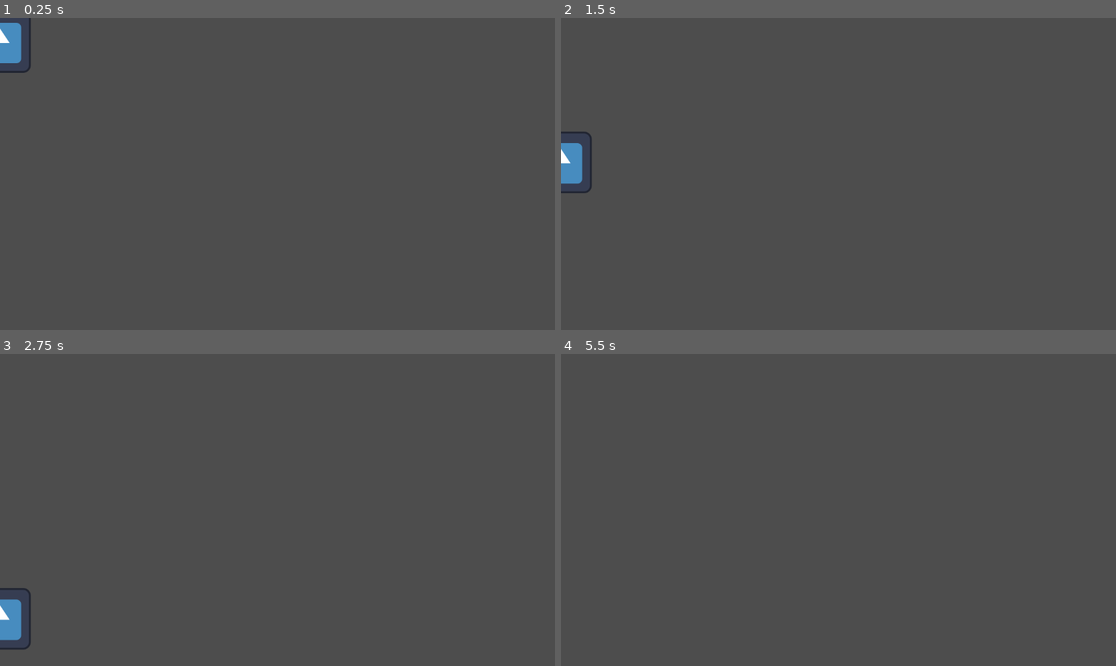
Above: before the commit, frames 1-4 (two rows, left to right).
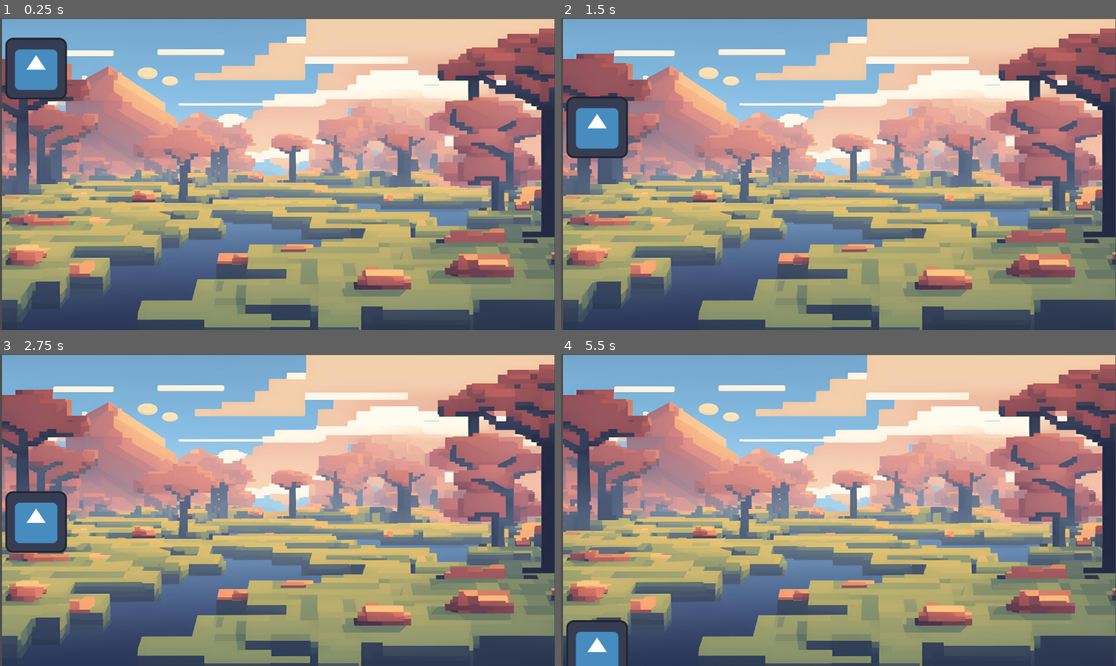
Above: after the commit, the same moments.

Repository: Kendzeyyyy/Godot-project
Game: Godot game, scene res://main.tscn
Two runs of this game, one before a commit and one after it. Both use one fixed random seed, a clock stepped at 60 frames per second and the inputs below. The project has no main scene, so this scene is started directly. The engine's default icon, where the game draws it, is replaced by a stand-in: a white triangle on a blue panel in a dark square.
Inputs:
- Up to frame 1 (0.25 s): no input
- Up to frame 2 (1.5 s): hold Right (ui_right) 0.53-1.28 s; hold Left (ui_left) from 1.28 s (still down)
- Up to frame 3 (2.75 s): release Left (ui_left) at 2.03 s; hold Right (ui_right) from 2.03 s (still down)
- Up to frame 4 (5.5 s): release Right (ui_right) at 3.53 s; hold Left (ui_left) from 3.53 s (still down)

The runs differ from the first frame. In frame 1, 95% of the frame differs, in the area x 0-100%, y 0-100%; in frame 2, 95%; in frame 3, 95%; in frame 4, 96%.

Commit message:
Modified main scene

Diff:
--- a/amazing-ai-godot-project/main.tscn
+++ b/amazing-ai-godot-project/main.tscn
@@ -1,14 +1,24 @@
-[gd_scene load_steps=3 format=3 uid="uid://ccwikhpxf6k0y"]
+[gd_scene load_steps=4 format=3 uid="uid://ccwikhpxf6k0y"]
 
+[ext_resource type="Texture2D" uid="uid://00cpw442qx20" path="res://godot_background.png" id="1_20i36"]
 [ext_resource type="Texture2D" uid="uid://cbtf6m76dj5d" path="res://icon.svg" id="1_fwicu"]
 [ext_resource type="Script" path="res://Obstacle.gd" id="2_p1hja"]
 
 [node name="Main" type="Node2D"]
 
-[node name="Obstacle" type="Sprite2D" parent="."]
+[node name="Background" type="Sprite2D" parent="."]
+position = Vector2(577.375, 326)
+scale = Vector2(0.864544, 0.487208)
+texture = ExtResource("1_20i36")
+
+[node name="Obstacle" type="Sprite2D" parent="Background"]
+position = Vector2(-581.087, -502.865)
+scale = Vector2(1.15668, 2.05251)
 texture = ExtResource("1_fwicu")
 script = ExtResource("2_p1hja")
 
-[node name="CollisionShape2D" type="CollisionShape2D" parent="."]
+[node name="CollisionShape2D" type="CollisionShape2D" parent="Background"]
+position = Vector2(-1002.12, -209.356)
+scale = Vector2(1.15668, 2.05251)
 
-[node name="RigidBody2D" type="RigidBody2D" parent="CollisionShape2D"]
+[node name="RigidBody2D" type="RigidBody2D" parent="Background/CollisionShape2D"]
Binary file added: amazing-ai-godot-project/godot_background.png
Not shown, added: amazing-ai-godot-project/godot_background.png.import
